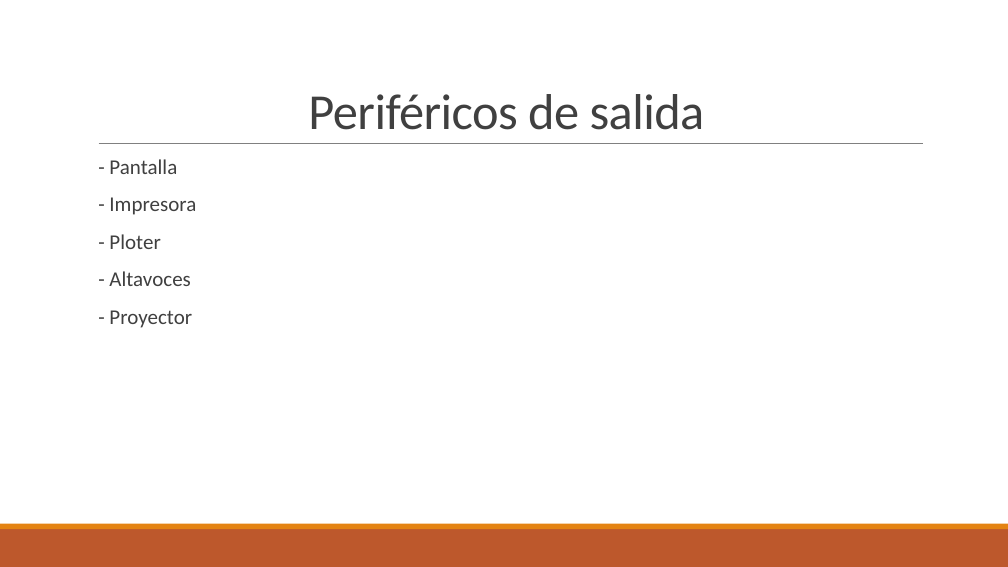
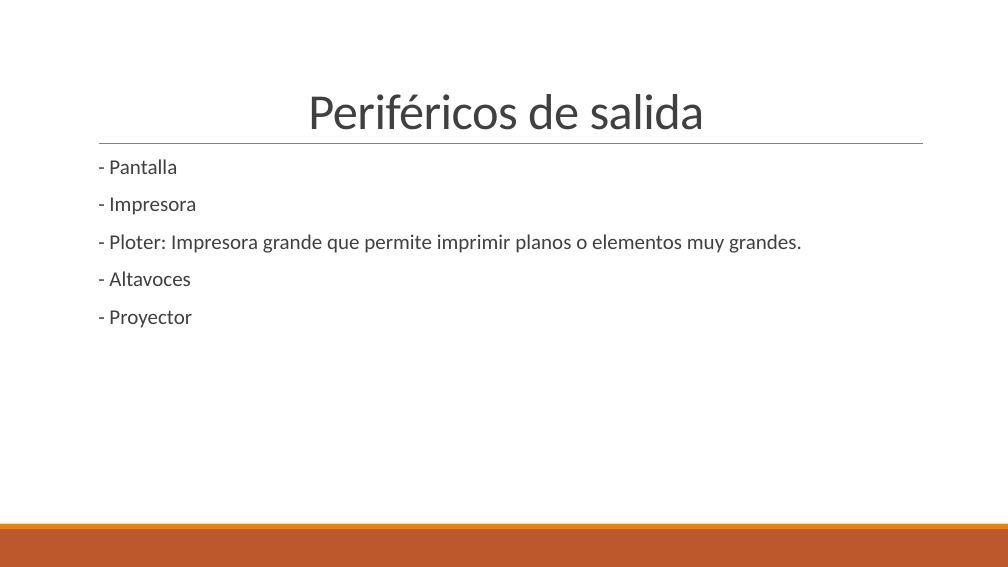
Before and after one commit to valeixosb/valeixosb.github.io, a slide deck: slide 18 of assets/curso/20_Tema.pptx. Drawn at 1008x567 pixels with LibreOffice and Linux fonts; fonts in the diff are those of the drawing. Boxes give left, top, right and bottom in pixels: in the first picture for what was removed or moved away, otherwise in the second. Text is boxed around its words. In the diff, an @@ line names an element or a change of style, - is before the commit and + after.

```diff
--- a/assets/curso/20_Tema.pptx
+++ b/assets/curso/20_Tema.pptx
@@ text at bbox=[109, 234, 802, 253]: text changed @@
-  - Ploter
+  - Ploter: Impresora grande que permite imprimir planos o elementos muy grandes.
```
Also in this commit, not shown: 5 other slides changed.
